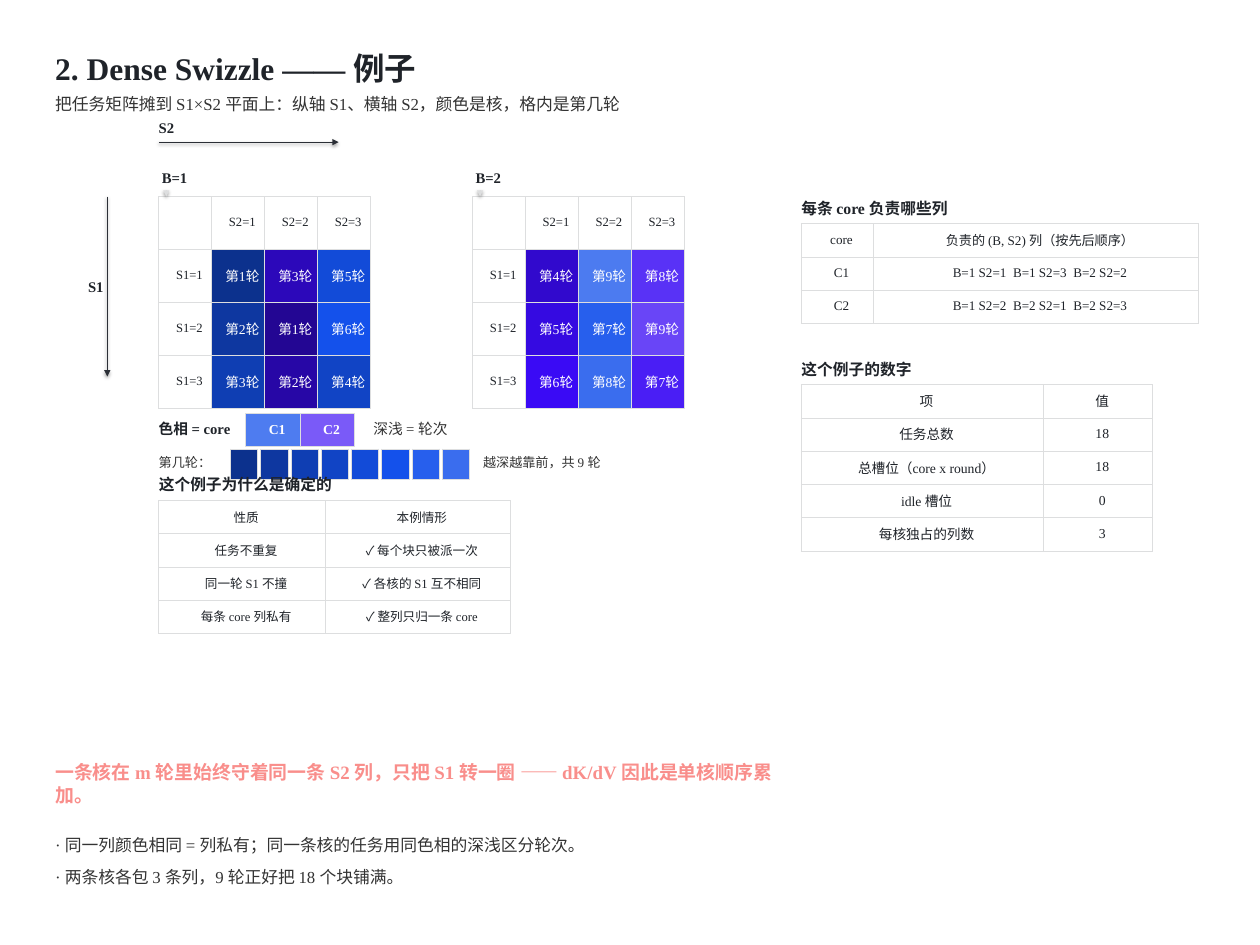
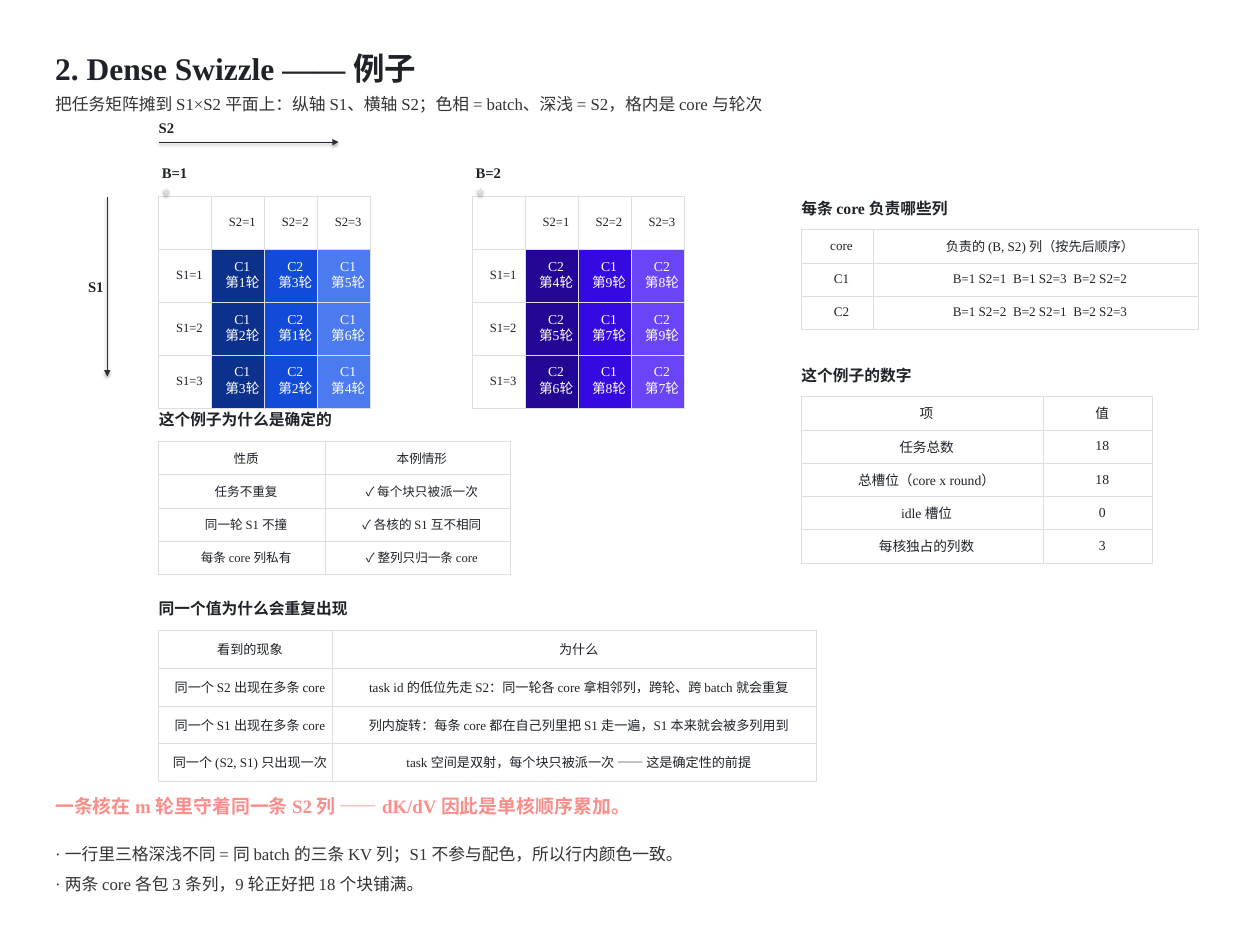
Before and after one commit to guomc9/SeeTen, a slide deck: slide 4 of cases/flash-attention-det-accum/out/v4-index-schedules-rev2.pptx. Drawn at 1260x945 pixels with LibreOffice and Linux fonts; fonts in the diff are those of the drawing. Boxes give left, top, right and bottom in pixels: in the first picture for what was removed or moved away, otherwise in the second. Text is boxed around its words. In the diff, an @@ line names an element or a change of style, - is before the commit and + after.

```diff
--- a/cases/flash-attention-det-accum/out/v4-index-schedules-rev2.pptx
+++ b/cases/flash-attention-det-accum/out/v4-index-schedules-rev2.pptx
@@ text at bbox=[55, 96, 762, 113]: text changed @@
-把任务矩阵摊到 S1×S2 平面上：纵轴 S1、横轴 S2，颜色是核，格内是第几轮
+把任务矩阵摊到 S1×S2 平面上：纵轴 S1、横轴 S2；色相 = batch、深浅 = S2，格内是 core 与轮次
@@ text "B=1": place and size @@
-text "B=1" at bbox=[162, 173, 188, 183]
+text "B=1" at bbox=[162, 168, 188, 178]
@@ text "B=2": place and size @@
-text "B=2" at bbox=[476, 173, 502, 183]
+text "B=2" at bbox=[476, 168, 502, 178]
@@ table at bbox=[159, 197, 370, 534] @@
-row 2: S1=1 | 第1轮 | 第3轮 | 第5轮
+row 2: S1=1 | C1 / 第1轮 | C2 / 第3轮 | C1 / 第5轮
-row 3: S1=2 | 第2轮 | 第1轮 | 第6轮
+row 3: S1=2 | C1 / 第2轮 | C2 / 第1轮 | C1 / 第6轮
-row 4: S1=3 | 第3轮 | 第2轮 | 第4轮
+row 4: S1=3 | C1 / 第3轮 | C2 / 第2轮 | C1 / 第4轮
@@ fill #2C08BA to #124BD8 in row 2, column 3 @@
@@ fill #124BD8 to #4C7BF0 in row 2, column 4 @@
@@ fill #0E37A0 to #0C318D in row 3, column 2 @@
@@ fill #230693 to #124BD8 in row 3, column 3 @@
@@ fill #1451EB to #4C7BF0 in row 3, column 4 @@
@@ fill #0F3EB3 to #0C318D in row 4, column 2 @@
@@ fill #2707A6 to #124BD8 in row 4, column 3 @@
@@ fill #1144C5 to #4C7BF0 in row 4, column 4 @@
@@ table at bbox=[472, 197, 684, 697] @@
-row 2: S1=1 | 第4轮 | 第9轮 | 第8轮
+row 2: S1=1 | C2 / 第4轮 | C1 / 第9轮 | C2 / 第8轮
-row 3: S1=2 | 第5轮 | 第7轮 | 第9轮
+row 3: S1=2 | C2 / 第5轮 | C1 / 第7轮 | C2 / 第9轮
-row 4: S1=3 | 第6轮 | 第8轮 | 第7轮
+row 4: S1=3 | C2 / 第6轮 | C1 / 第8轮 | C2 / 第7轮
@@ fill #3109CD to #230693 in row 2, column 2 @@
@@ fill #4C7BF0 to #350AE1 in row 2, column 3 @@
@@ fill #5932F6 to #6945F7 in row 2, column 4 @@
@@ fill #350AE1 to #230693 in row 3, column 2 @@
@@ fill #275FED to #350AE1 in row 3, column 3 @@
@@ fill #3A0AF5 to #230693 in row 4, column 2 @@
@@ fill #3A6DEE to #350AE1 in row 4, column 3 @@
@@ fill #4A1EF5 to #6945F7 in row 4, column 4 @@
@@ table: place and size @@
-table at bbox=[801, 224, 1198, 324]
+table at bbox=[801, 230, 1198, 330]
@@ text "这个例子的数字": place and size @@
-text "这个例子的数字" at bbox=[801, 361, 911, 377]
+text "这个例子的数字" at bbox=[801, 367, 911, 383]
@@ text "这个例子为什么是确定的": place and size @@
-text "这个例子为什么是确定的" at bbox=[159, 475, 332, 492]
+text "这个例子为什么是确定的" at bbox=[159, 411, 332, 427]
@@ table removed at bbox=[246, 413, 300, 444], 1 rows, 1 columns @@
-C1
@@ table removed at bbox=[300, 413, 354, 444], 1 rows, 1 columns @@
-C2
@@ table: place and size @@
-table at bbox=[801, 385, 1153, 551]
+table at bbox=[801, 397, 1153, 563]
@@ table: place and size @@
-table at bbox=[159, 500, 510, 633]
+table at bbox=[159, 441, 510, 574]
@@ text removed at bbox=[159, 421, 231, 435] @@
-色相 = core
@@ table removed at bbox=[231, 449, 258, 475], 1 rows, 1 columns @@
-
@@ table removed at bbox=[261, 449, 288, 475], 1 rows, 1 columns @@
-
@@ table removed at bbox=[291, 449, 318, 475], 1 rows, 1 columns @@
-
@@ table removed at bbox=[321, 449, 348, 475], 1 rows, 1 columns @@
-
@@ table removed at bbox=[351, 449, 379, 475], 1 rows, 1 columns @@
-
@@ text removed at bbox=[373, 421, 447, 435] @@
-深浅 = 轮次
@@ table removed at bbox=[382, 449, 409, 475], 1 rows, 1 columns @@
-
@@ table removed at bbox=[412, 449, 439, 475], 1 rows, 1 columns @@
-
@@ table removed at bbox=[442, 449, 469, 475], 1 rows, 1 columns @@
-
@@ text removed at bbox=[159, 456, 211, 468] @@
-第几轮：
@@ text removed at bbox=[483, 456, 601, 468] @@
-越深越靠前，共 9 轮
@@ text added at bbox=[159, 600, 348, 616], 15 pt, text #1F2329, bold @@
+同一个值为什么会重复出现
@@ table added at bbox=[159, 630, 816, 782], 4 rows, 2 columns @@
+看到的现象 | 为什么
+同一个 S2 出现在多条 core | task id 的低位先走 S2：同一轮各 core 拿相邻列，跨轮、跨 batch 就会重复
+同一个 S1 出现在多条 core | 列内旋转：每条 core 都在自己列里把 S1 走一遍，S1 本来就会被多列用到
+同一个 (S2, S1) 只出现一次 | task 空间是双射，每个块只被派一次 —— 这是确定性的前提
@@ text at bbox=[55, 797, 630, 815]: text changed @@
-一条核在 m 轮里始终守着同一条 S2 列，只把 S1 转一圈 —— dK/dV 因此是单核顺序累加。
+一条核在 m 轮里守着同一条 S2 列 —— dK/dV 因此是单核顺序累加。
@@ text at bbox=[65, 846, 683, 863]: text changed @@
-· 同一列颜色相同 = 列私有；同一条核的任务用同色相的深浅区分轮次。
+· 一行里三格深浅不同 = 同 batch 的三条 KV 列；S1 不参与配色，所以行内颜色一致。
@@ text at bbox=[65, 876, 424, 892]: text changed @@
-· 两条核各包 3 条列，9 轮正好把 18 个块铺满。
+· 两条 core 各包 3 条列，9 轮正好把 18 个块铺满。
```
Also in this commit, not shown: 15 other slides changed, 2 other files.
